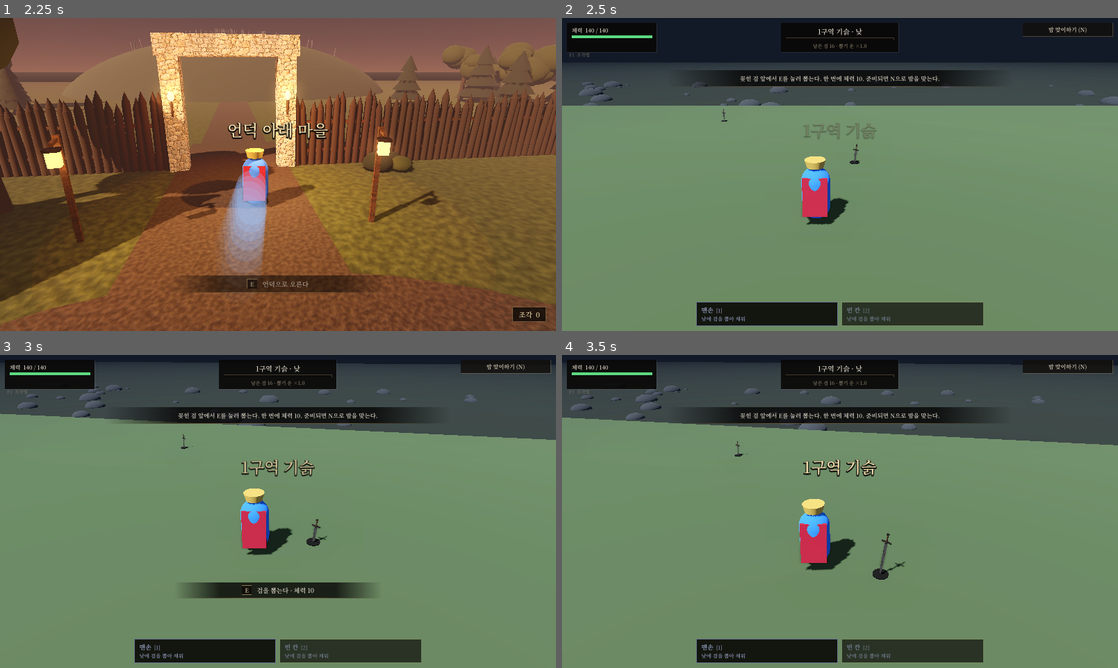
Above: before the commit, frames 1-4 (two rows, left to right).
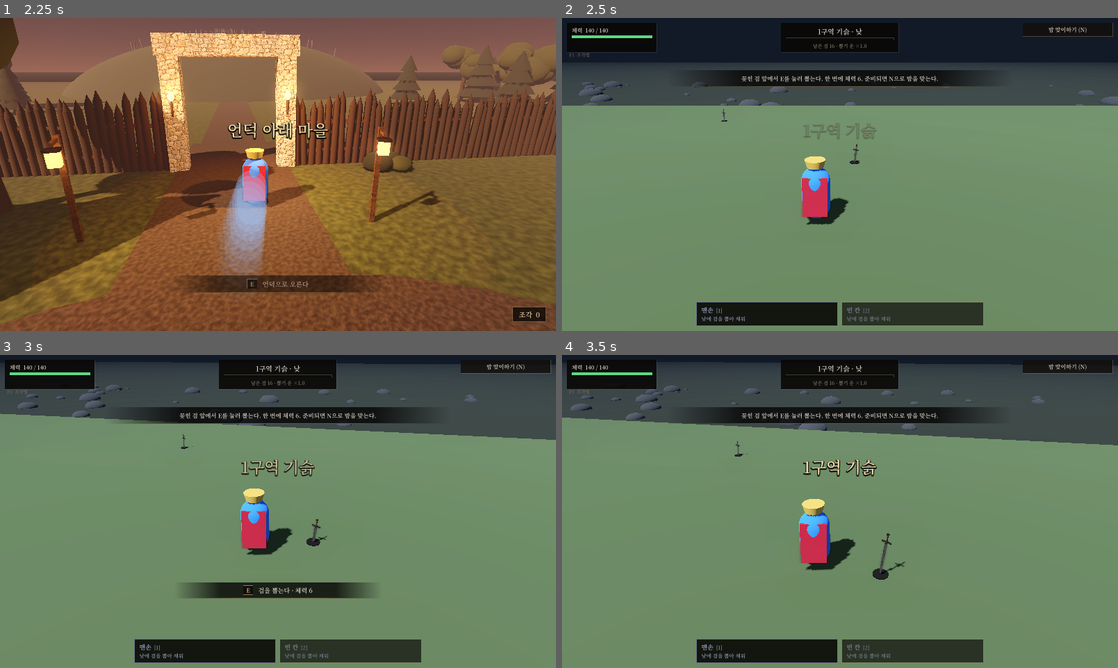
Above: after the commit, the same moments.

Repository: Razer-rgxx/chongseong
Game: Godot game, scene res://scenes/lobby/lobby.tscn
Two runs of this game, one before a commit and one after it. Both use one fixed random seed, a clock stepped at 60 frames per second and the inputs below.
Inputs (mouse positions are in pixels of both pictures, inside the frame that each line leads up to):
- Up to frame 1 (2.25 s): move the mouse to (305, 174) at 0.52 s; hold E (pull) 0.53-1.28 s; hold W (move_up) from 0.53 s (still down); move the mouse to (250, 174) at 1.27 s; click (250, 174) at 1.35 s; tap E (pull) at 1.55 s; move the mouse to (289, 168) at 2.02 s; hold Shift (dash) from 2.03 s (still down)
- Up to frame 2 (2.5 s): keep holding W (move_up); keep holding Shift (dash); tap E (pull) at 2.3 s
- Up to frame 3 (3 s): keep holding W (move_up); move the mouse to (272, 517) at 2.77 s; release Shift (dash) at 2.78 s; tap X (discard) at 2.85 s
- Up to frame 4 (3.5 s): keep holding W (move_up); tap E (pull) at 3.05 s

Frame 1 is identical in both runs. In frame 2, 0.4% of the frame differs, in the area x 32-68%, y 18-21%; in frame 3, 0.5%, in the area x 32-68%, y 18-77%; in frame 4, 0.4%.

Commit message:
뽑기 체력 10 → 6: 신화 이상을 더 자주 보게(확률표는 그대로)
Co-Authored-By: Claude Opus 5.5 <noreply@anthropic.com>
Claude-Session: https://claude.ai/code/session_016eqR6Do96CH8uLForSR8az

Diff:
--- a/scripts/core/data/run_data.gd
+++ b/scripts/core/data/run_data.gd
@@ -17,7 +17,7 @@
 ## 낮마다 꽂히는 검 수.
 @export var hilts_per_day: int = 16
 ## 한 번 뽑을 때 드는 체력.
-@export var pull_cost: float = 10.0
+@export var pull_cost: float = 6.0
 ## 이만큼 가까워야 뽑을 수 있다.
 @export var pull_reach: float = 1.1
 ## 뽑는 데 걸리는 시간 = 기본 + 등급 × 한 단계. 등급이 높을수록 오래 버틴다.
--- a/tests/run_all.gd
+++ b/tests/run_all.gd
@@ -544,7 +544,7 @@
 	m.bless = {"hp": 2, "luck": 5, "cost": 3, "heal": 1}
 	var r := Rules.new(d, 2, m)
 	check(r.max_hp() == 160.0 and r.lord.hp == 160.0, "단단한 몸 2: 최대 체력 160")
-	check(is_equal_approx(r.luck(), 1.4) and r.pull_cost() == 7.0 and r.heal_at_dawn() == 60.0, "운 ×1.4, 뽑기 체력 7, 새벽 회복 60")
+	check(is_equal_approx(r.luck(), 1.4) and r.pull_cost() == d.run.pull_cost - 3.0 and r.heal_at_dawn() == 60.0, "운 ×1.4, 뽑기 체력 -3, 새벽 회복 60")
 	m.shards = 79
 	check(not m.forge_bless(d.meta, "cost").paid, "가벼운 손 3단계에서 강화하려면 조각 80이 든다")
 	m.shards = 80
Not shown, changed: docs/GDD.md
